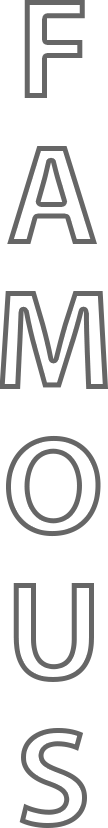
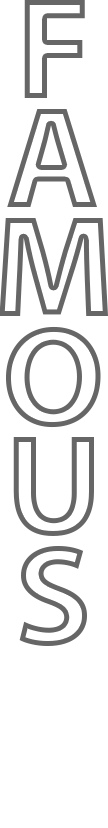
Layer changes from the first (108, 828) image to the second:
painted on "FAMOUS" over [0, 109, 108, 828]
